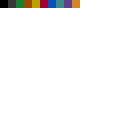
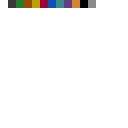
Revision of a layered 128x128 image; what changed, layer by layer:
painted on "Background" over [0, 0, 96, 8]
